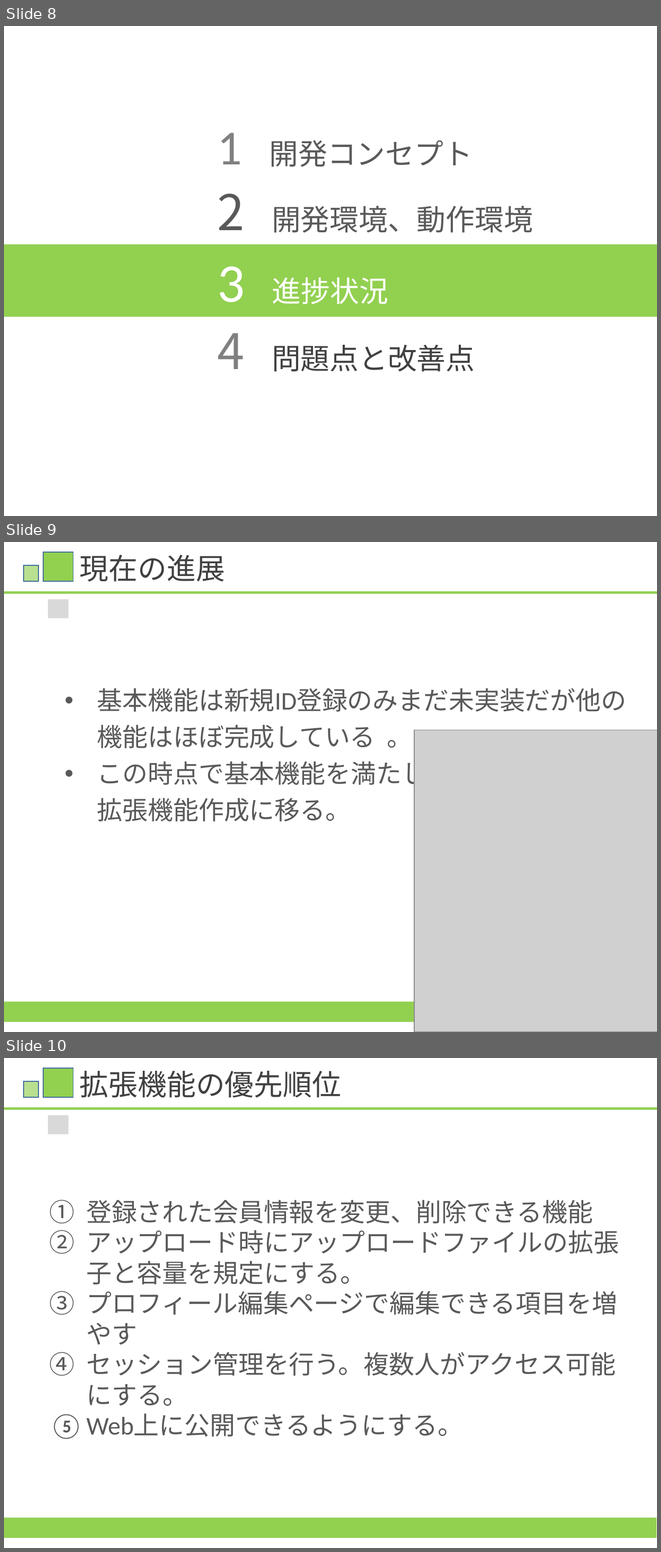
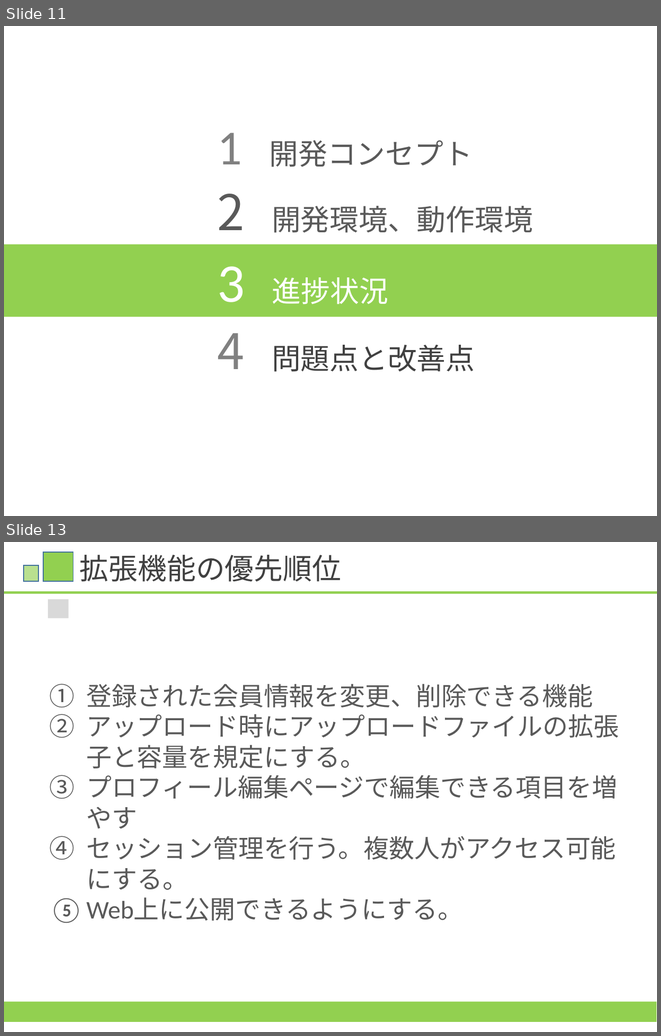
Before and after one commit to HamuroAC/Hamfile, a slide deck: 資料/発表資料.pptx. Shown one above the other, each under a label of ours: slides 8, 9 and 10 before the commit, slides 11 and 13 after it; the slides between them are not shown. The pictures are 661x1552 and 661x1036 pixels, drawn with LibreOffice and Linux fonts; fonts in the diff are those of the drawing; grey boxes stand for pictures. Boxes give left, top, right and bottom in pixels: in the first picture for what was removed or moved away, otherwise in the second. Text is boxed around its words. In the diff, an @@ line names an element or a change of style, - is before the commit and + after.

```diff
--- a/資料/発表資料.pptx
+++ b/資料/発表資料.pptx
@@ slide 9 removed at [4,542,657,1032], background #FFFFFF @@
@@ rectangle removed at [43,553,73,582] @@
@@ title removed at [80,555,225,582] @@
-現在の進展
@@ rectangle removed at [24,565,38,581] @@
@@ rectangle removed at [4,592,657,594] @@
@@ rectangle removed at [48,599,69,618] @@
@@ text removed at [97,688,628,821] @@
-• 基本機能は新規ID登録のみまだ未実装だが他の機能はほぼ完成している 。
-• この時点で基本機能を満たしているので、次の拡張機能作成に移る。
@@ picture removed at [414,730,657,1032] @@
@@ rectangle removed at [4,1002,656,1022] @@
@@ what was slide 8 is now slide 11 @@
@@ what was slide 10 is now slide 13 @@
```
Also in this commit, not shown: 5 slides changed, 4 slides added.
